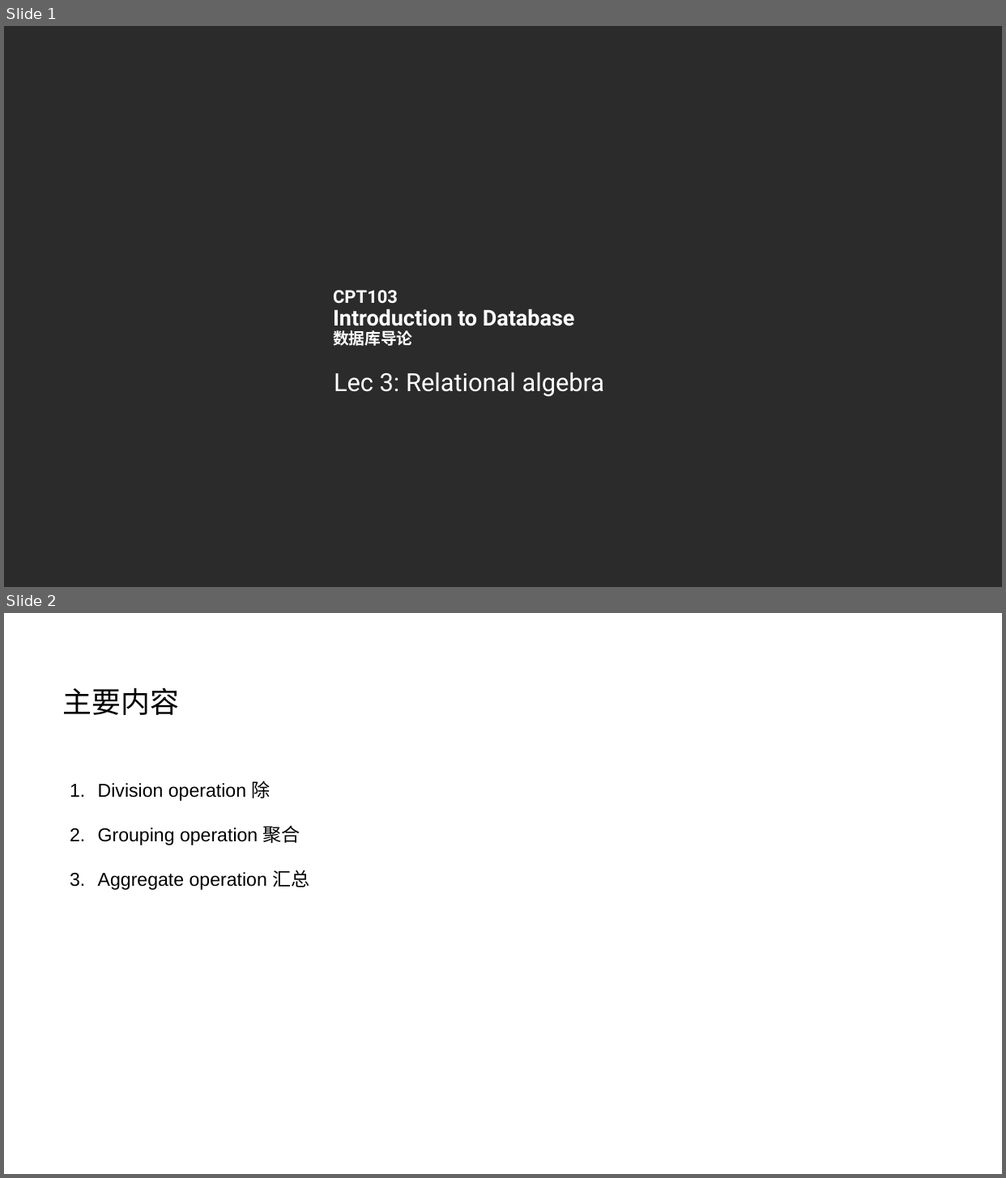
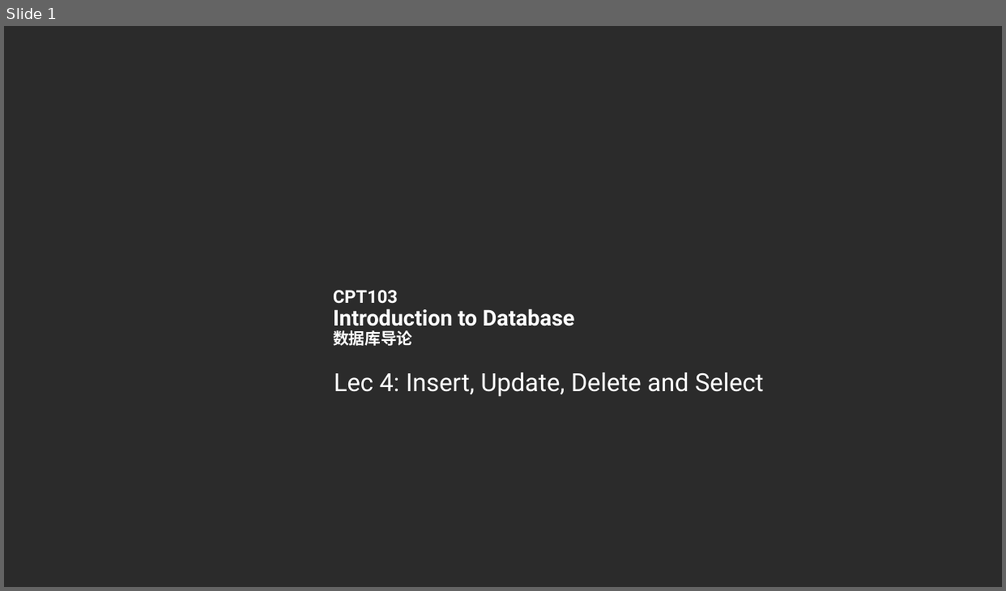
Before and after one commit to FawcettSimiyu/CPT103-Files, a slide deck: Presentation/Lec4/CPT103_Lec4.pptx. Shown one above the other, each under a label of ours: slides 1 and 2 before the commit, slide 1 after it. The pictures are 1006x1178 and 1006x591 pixels, drawn with LibreOffice and Linux fonts; fonts in the diff are those of the drawing; background and template pictures are left out; a plain dark background stands for a picture behind light text. Boxes give left, top, right and bottom in pixels: in the first picture for what was removed or moved away, otherwise in the second. Text is boxed around its words. In the diff, an @@ line names an element or a change of style, - is before the commit and + after.

```diff
--- a/Presentation/Lec4/CPT103_Lec4.pptx
+++ b/Presentation/Lec4/CPT103_Lec4.pptx
@@ slide 2 removed at (4,613,1002,1174), background #FFFFFF @@
@@ text removed at (63,688,180,715) @@
-主要内容
@@ text removed at (98,781,309,890) @@
-1. Division operation 除
-2. Grouping operation 聚合
-3. Aggregate operation 汇总
@@ slide 1 changed as well @@
@@ text at (334,373,764,397): text changed @@
-Lec 3: Relational algebra
+Lec 4: Insert, Update, Delete and Select
```
Also in this commit, not shown: 3 slides added, 31 other slides removed, 4 other files.
